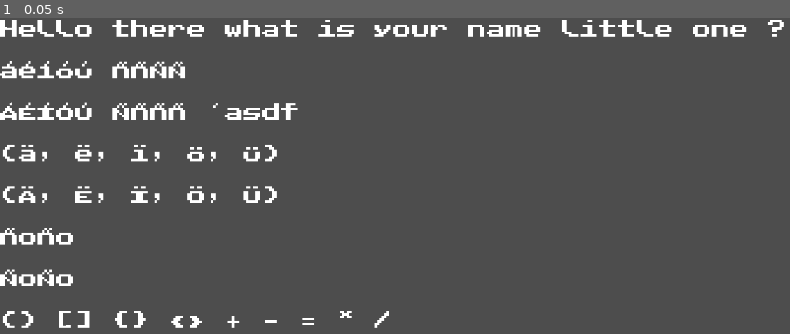
Above: before the commit, frame 1.
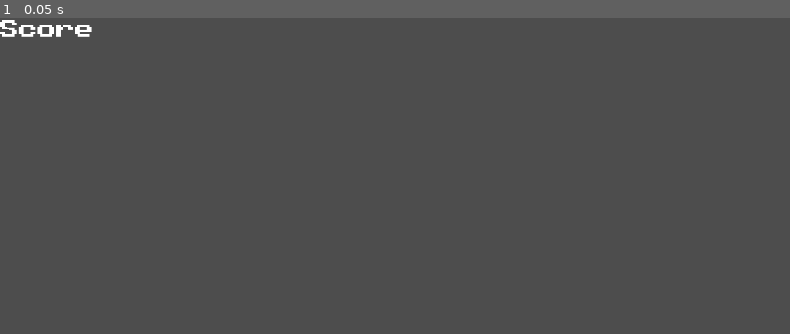
Above: after the commit, the same moment.

Repository: y1z/godot-wild-jam-84-submetions
Game: Godot game, scene res://Scenes/main.tscn
The game is run twice, just before and just after one commit, with the same random seed, the same clock (stepped at 60 frames per second) and the same inputs.
Inputs:
- Up to frame 1 (0.05 s): no input

The runs differ from the first frame. In frame 1, 5.1% of the frame differs, in the area x 0-100%, y 0-99%.

Commit message:
Start Critter script

Diff:
--- a/Scenes/main.tscn
+++ b/Scenes/main.tscn
@@ -10,27 +10,13 @@
 offset_right = 40.0
 offset_bottom = 40.0
 
-[node name="Label" type="Label" parent="Control"]
+[node name="Score" type="Label" parent="Control"]
 layout_mode = 1
-offset_right = 1157.985
-offset_bottom = 643.53
+offset_right = 1146.5728
+offset_bottom = 50.081623
 rotation = -6.2831855
 theme_override_fonts/font = ExtResource("1_jjgbg")
 theme_override_font_sizes/font_size = 27
-text = "Hello there what is your name little one ?
-
-áéíóú ññÑÑ
-
-ÁÉÍÓÚ Ññññ ´asdf
-
-(ä, ë, ï, ö, ü)
-
-(Ä, Ë, Ï, Ö, Ü)
-
-ñoño
-
-ÑoÑo
-
-() [] {} <> + - = * /"
+text = "Score"
 autowrap_mode = 3
 text_overrun_behavior = 1
--- /dev/null
+++ b/Scripts/critter.gd
@@ -0,0 +1,11 @@
+extends Node2D
+class_name Critter
+
+enum critter_type
+{
+	NONE = 0,
+	Safe,
+	Danger
+}
+
+var type : critter_type = critter_type.NONE
Not shown, added: Scripts/critter.gd.uid
